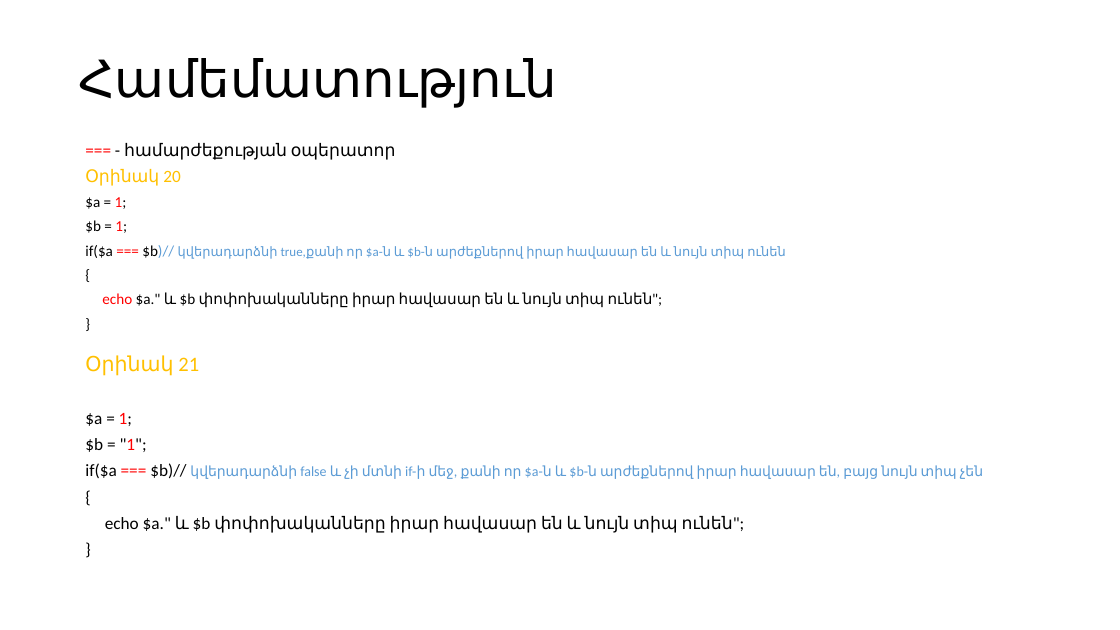
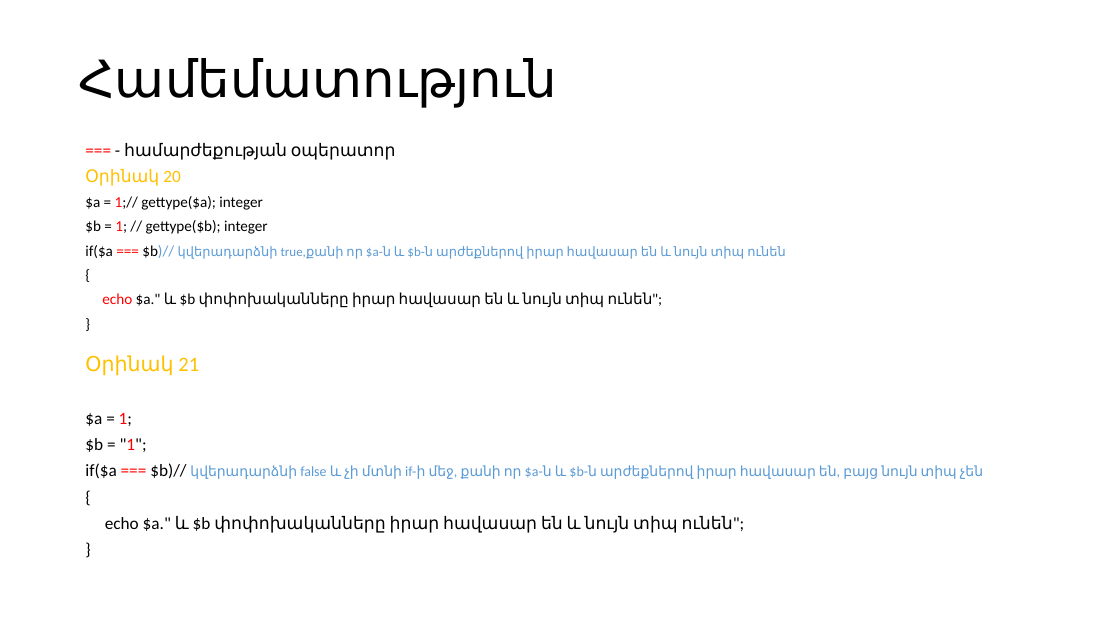
Before and after one commit to gevorgdarbinyan/Training, a slide deck: slide 21 of 5/Web ծրագրավորման դասընթաց - Դաս 5.pptx. Drawn at 1120x630 pixels with LibreOffice and Linux fonts; fonts in the diff are those of the drawing. Boxes give left, top, right and bottom in pixels: in the first picture for what was removed or moved away, otherwise in the second. Text is boxed around its words. In the diff, an @@ line names an element or a change of style, - is before the commit and + after.

```diff
--- a/5/Web ծրագրավորման դասընթաց - Դաս 5.pptx
+++ b/5/Web ծրագրավորման դասընթաց - Դաս 5.pptx
@@ text at bbox=[85, 196, 268, 234]: text changed @@
-$a = 1;
-$b = 1;
+$a = 1;// gettype($a); integer
+$b = 1; // gettype($b); integer
```
Also in this commit, not shown: 12 other slides changed, 3 slides added, 5 other files.
